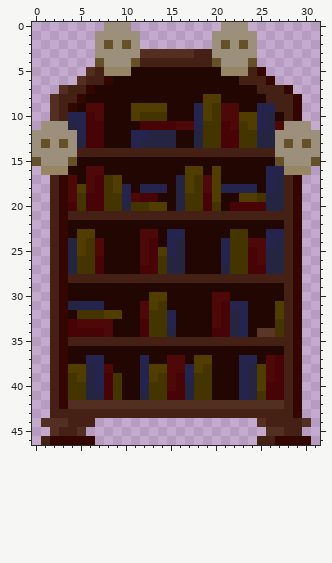
Edited in one commit: pixel-art sprite (BlinkBladeUnityProject/Assets/PROTOTYPE/Art/Environment/PlaceholderSprites/Lv4/bookshelfs/bookshelfBoss02.png). Above, as it was before the edit.
The file is 32x47 pixels. Colours within 5 levels of each other are drawn and written as one.
After:
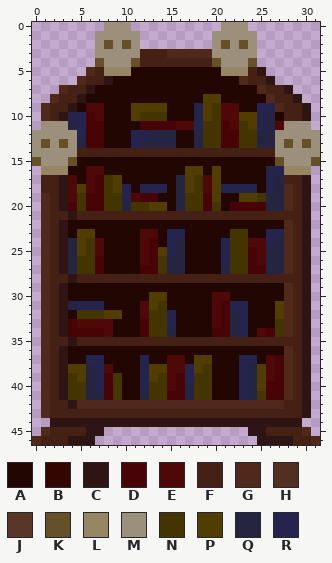
Palette (. is transparent): A #210602  B #330600  C #2e1513  D #480307  E #4f0808  F #442015  G #51291a  H #532f21  J #5a3626  K #665028  L #968664  M #9c8f7b  N #443500  P #513d00  Q #252542  R #24244e
Edits made:
@@ x 0..31 @@
  2 .......MKMKM........MKMKM.......
- 3 .......MMMMMHHHHHHFFMMMMM.......
+ 3 .......MMMMMFFFGGGGGMMMMM.......
  4 .......KMMMKFFFFFFFFKMMMK.......
- 5 ......HFLLLAAAAAAAAAALLLFB......
- 6 .....HFFBAAAAAAAAAAAAAAFFFB.....
- 7 ...HFFBAAAAAAAAAAAAAAAAAAFFFB...
- 8 ..HFFBAAAAAAAAAAAAAPPAAAAAFFFB..
- 9 ..HFBAEEAAAPPPPAAARPNEEAARRFFB..
-10 ..HFRRDEAAAPNNNAAARPNEEPPRQAFB..
+ 5 ......GFLLLAAAAAAAAAALLLFC......
+ 6 .....GFFCAAAAAAAAAAAAAAGFFC.....
+ 7 ...GFFCAAAAAAAAAAAAAAAAAAGFFC...
+ 8 ..GFFCAAAAAAAAAAAAAPPAAAAAGFFC..
+ 9 .GFFCAEEAAAPPPPAAARPNEEAARRGFFC.
+10 .GFCRRDEAAAPNNNAAARPNEEPPRQAFFC.
 11 .MMMQRDDAAAADDDDEERNNDENPRQEMMM.
@@ x 0..31 @@
 16 .LLLAAEEAAAAAAAAAPPAPAAAAARRLLL.
-17 ..FBEAEDNPAAAAAAQPNEPAAAAARQFB..
-18 ..FBEPEDNPRARRRAQPNEPRRRRARQFB..
-19 ..FBENDDNNREDDAAQNNDPAAPPNQQFB..
-20 ..FBDNDDNNQNNPPAQNNDNADDDDQQFB..
-21 ..FBFFFFFFFFFFFFFFFFFFFFFFFFFB..
-22 ..FBAAAAAAAAAAAAAAAAAAAAAAAAFB..
-23 ..FBAPPAAAAAEEARRAAAAANNAARRFB..
-24 ..FBQPNEAAAAEDARQAAAARNNEERQFB..
-25 ..FBQPNEAAAAEDPRQAAAARNNDEQQFB..
-26 ..FBQNNDAAAAEDNQQAAAARNNDEQQFB..
-27 ..FBQNNDAAAADDNQQAAAAQNNDDQQFB..
-28 ..FBFFFFFFFFFFFFFFFFFFFFFFFFFB..
-29 ..FBAAAAAAAAAAAAAAAAAAAAAAAAFB..
-30 ..FBAAAAAAAAAPPAAAAAEEAAAAAAFB..
-31 ..FBQRRRAAAAEPNAAAAAEDRRAAAPFB..
-32 ..FBANNNPPAAENNRAAAAEDQRAAAPFB..
-33 ..FBDEEEEAAADNNRAAAAEDQRAAANFB..
-34 ..FBDDDDEAAADNNQAAAADDQRAJJNFB..
-35 ..FBFFFFFFFFFFFFFFFFFFFFFFFFFB..
-36 ..FBAAAAAAAAAAAAAAAAAAAAAAAAFB..
-37 ..FBAARRAAAARAAEEAPPAAARRAEDFB..
-38 ..FBPPQREAAARPPEERPNAAARQPEDFB..
-39 ..FBNPQRDNAARPNEDRNNAAARQPEDFB..
-40 ..FBNNQRDNAARNNEDQNNAAARQPDDFB..
-41 ..FBNNQQDNAAQNNDDQNNAAARQNDDFB..
-42 ..FBHHHHHHHHHHHHHHHHHHHHHHHHFB..
-43 ..FFFFFFFFFFFFFFFFFFFFFFFFFFFB..
-44 .HHHFFF..................HFFFFH.
-45 ..HFFH....................HHFF..
-46 .FBBBBB..................FFBBBB.
+17 .FFCEAEDNPAAAAAAQPNEPAAAAARQFFC.
+18 .FFCEPEDNPRARRRAQPNEPRRRRARQGFC.
+19 .GFCENDDNNREDDAAQNNDPAAPPNQQGFC.
+20 .GFCDNDDNNQNNPPAQNNDNADDDDQQGFC.
+21 .GFFCFFFFFFFFFFFFFFFFFFFFFFFFFC.
+22 .GFCAAAAAAAAAAAAAAAAAAAAAAAAGFC.
+23 .GFCAPPAAAAAEEARRAAAAANNAARRGFC.
+24 .GFCQPNEAAAAEDARQAAAARNNEERQGFC.
+25 .GFCQPNEAAAAEDPRQAAAARNNDEQQGFC.
+26 .GFCQNNDAAAAEDNQQAAAARNNDEQQGFC.
+27 .GFCQNNDAAAADDNQQAAAAQNNDDQQGFC.
+28 .GFFCFFFFFFFFFFFFFFFFFFFFFFFFFC.
+29 .GFCAAAAAAAAAAAAAAAAAAAAAAAAGFC.
+30 .GFCAAAAAAAAAPPAAAAAEEAAAAAAGFC.
+31 .GFCQRRRAAAAEPNAAAAAEDRRAAAPGFC.
+32 .GFCANNNPPAAENNRAAAAEDQRAAAPGFC.
+33 .GFCDEEEEAAADNNRAAAAEDQRAAANGFC.
+34 .GFCDDDDEAAADNNQAAAADDQRAEDNGFC.
+35 .GFFCFFFFFFFFFFFFFFFFFFFFFFFFFC.
+36 .GFCAAAAAAAAAAAAAAAAAAAAAAAAGFC.
+37 .GFCAARRAAAARAAEEAPPAAARRAEDGFC.
+38 .GFCPPQREAAARPPEERPNAAARQPEDGFC.
+39 .GFCNPQRDNAARPNEDRNNAAARQPEDGFC.
+40 .GFCNNQRDNAARNNEDQNNAAARQPDDGFC.
+41 .GFCNNQQDNAAQNNDDQNNAAARQNDDGFC.
+42 .GFFCGGGGGGGGGGGGGGGGGGGGGGGFFC.
+43 .GFFFFFFFFFFFFFFFFFFFFFFFFFFFFC.
+44 ..CCCCCCCCCCCCCCCCCCCCCCCCCCCC..
+45 .GFFFFCC................CCFFFFG.
+46 GFFFCCC..................CCCCFFG
